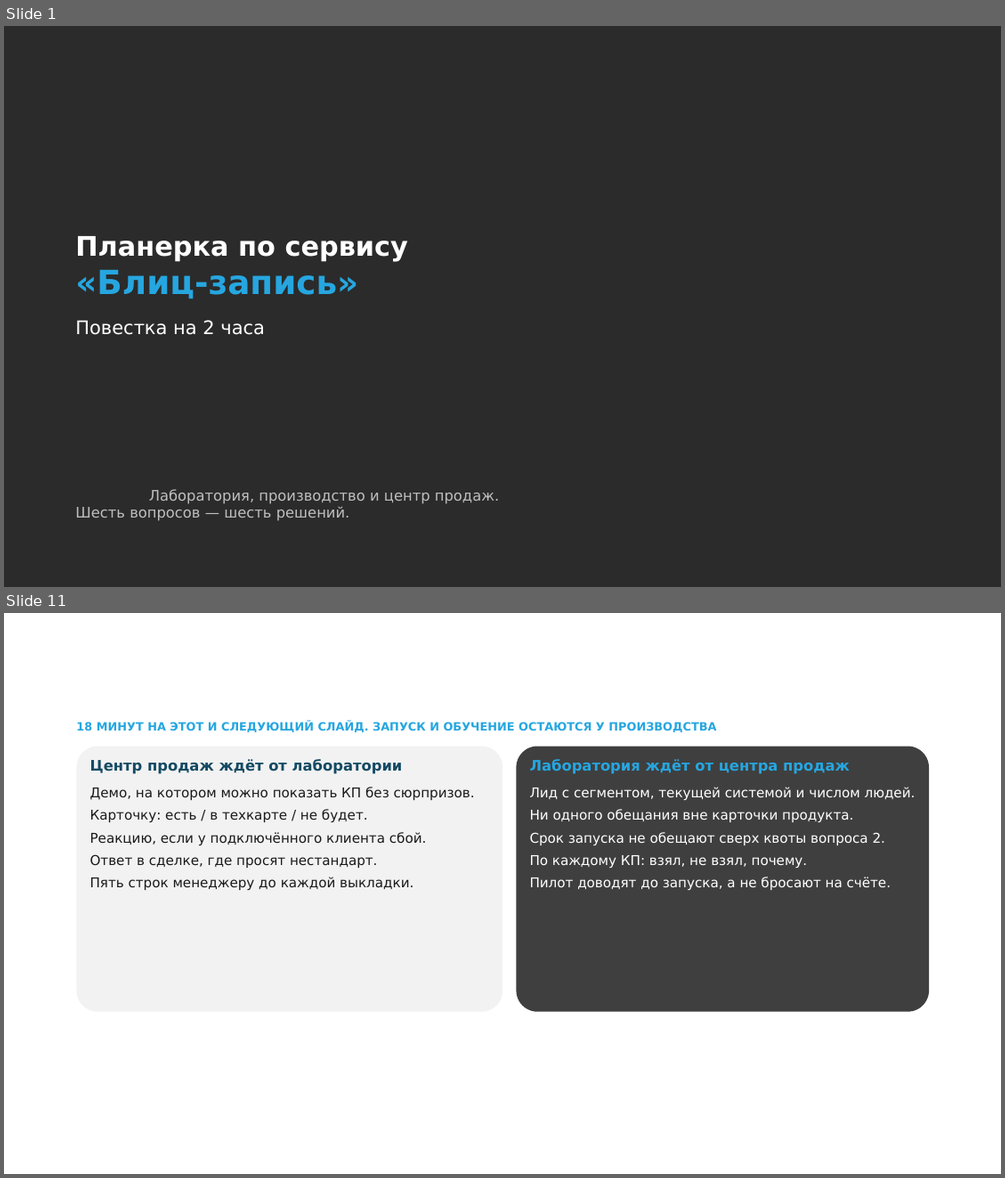
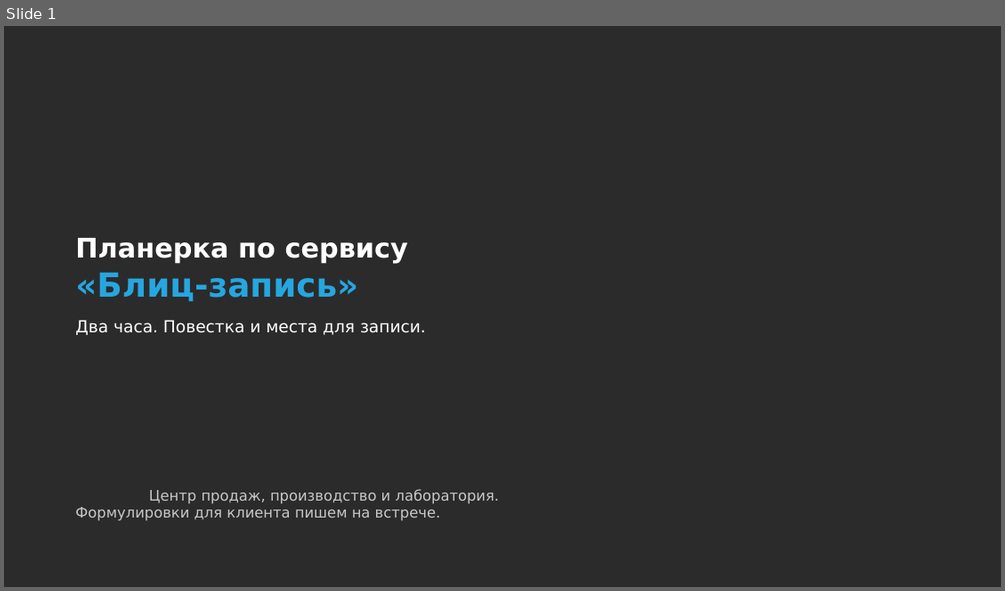
Before and after one commit to daaanilNikonov/for-lisa, a slide deck: presentation/Планерка_Блиц-запись_повестка.pptx. Shown one above the other, each under a label of ours: slides 1 and 11 before the commit, slide 1 after it; the slides between them are not shown. The pictures are 1005x1178 and 1005x591 pixels, drawn with LibreOffice and Linux fonts; fonts in the diff are those of the drawing; background and template pictures are left out; a plain dark background stands for a picture behind light text. Boxes give left, top, right and bottom in pixels: in the first picture for what was removed or moved away, otherwise in the second. Text is boxed around its words. In the diff, an @@ line names an element or a change of style, - is before the commit and + after.

```diff
--- a/presentation/Планерка_Блиц-запись_повестка.pptx
+++ b/presentation/Планерка_Блиц-запись_повестка.pptx
@@ slide 11 removed at [4,613,1001,1174], background picture (left out) @@
@@ title removed at [77,649,927,730] @@
-4. Что команды ждут друг от друга
@@ text removed at [76,721,716,732] @@
-18 МИНУТ НА ЭТОТ И СЛЕДУЮЩИЙ СЛАЙД. ЗАПУСК И ОБУЧЕНИЕ ОСТАЮТСЯ У ПРОИЗВОДСТВА
@@ rounded rectangle removed at [77,747,502,1012] @@
@@ text removed at [90,759,475,890] @@
-Центр продаж ждёт от лаборатории
-Демо, на котором можно показать КП без сюрпризов.
-Карточку: есть / в техкарте / не будет.
-Реакцию, если у подключённого клиента сбой.
-Ответ в сделке, где просят нестандарт.
-Пять строк менеджеру до каждой выкладки.
@@ rounded rectangle removed at [517,747,929,1012] @@
@@ text removed at [530,759,915,890] @@
-Лаборатория ждёт от центра продаж
-Лид с сегментом, текущей системой и числом людей.
-Ни одного обещания вне карточки продукта.
-Срок запуска не обещают сверх квоты вопроса 2.
-По каждому КП: взял, не взял, почему.
-Пилот доводят до запуска, а не бросают на счёте.
@@ slide 1 changed as well @@
@@ title at [75,320,426,335]: text changed; size 18 to 16 pt @@
-Повестка на 2 часа
+Два часа. Повестка и места для записи.
@@ subtitle at [75,489,500,521]: text changed; text colour #BFBFBF to #C8C8C8 @@
-Лаборатория, производство и центр продаж.
-Шесть вопросов — шесть решений.
+Центр продаж, производство и лаборатория.
+Формулировки для клиента пишем на встрече.
```
Also in this commit, not shown: 2 other slides changed, 14 slides added, 13 other slides removed, 1 other file.
